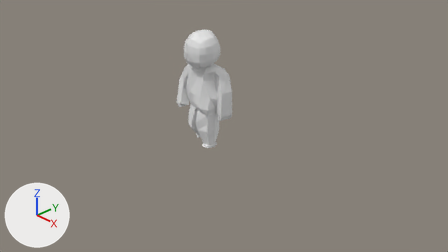
The Blender file code/models/spaceman_hover.blend, before and after one commit.
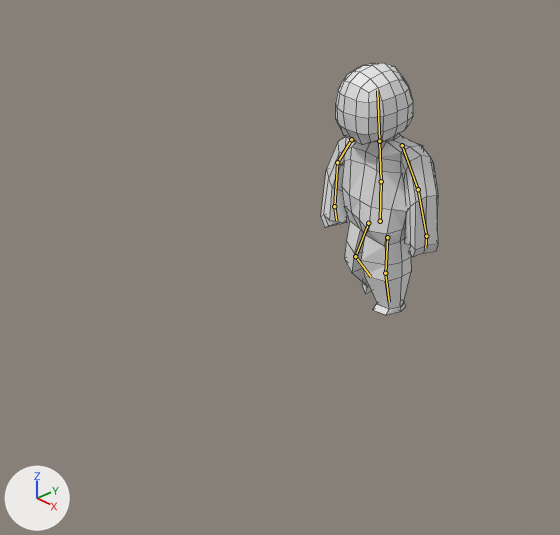
Each version is shown from the file's camera 'Camera', then close up on the part from 6% to 65% of the width and 0% to 100% of the height. Lighting does not change. The marker at lower left points along +X, +Y and +Z. Both versions are drawn at frame 7 of the action 'Walk_Cycle.001'; the numbers are the values there. The bones that bend it are drawn over the model as lines in the close-ups. The close-ups show mesh edges as thin lines.
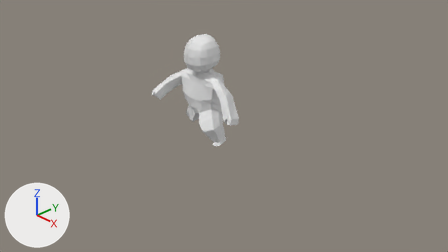
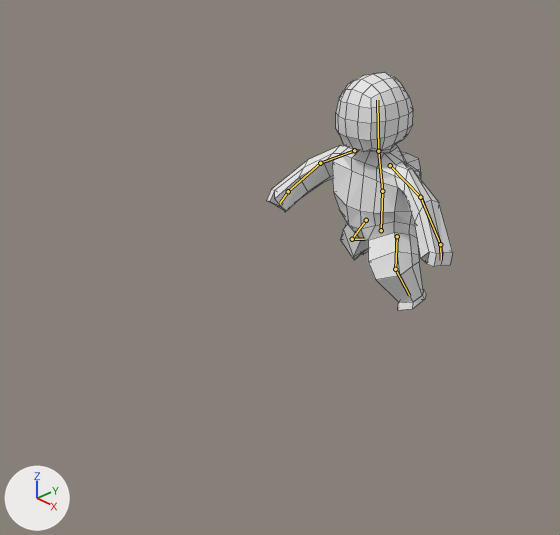
Where the change shows, as pixel boxes [x1, y1, x2, y2] in the close-ups (560 x 535 px):
'Cube', posed (59% wider): before [321, 63, 438, 315]; after [266, 72, 453, 310]
bone 'Torso', root to tip: before (380, 221) to (381, 181); after (381, 230) to (382, 191)
bone 'Chest', root to tip: before (381, 181) to (379, 141); after (382, 191) to (378, 151)
bone 'Head', root to tip: before (379, 141) to (377, 90); after (378, 151) to (377, 100)
bone 'Upper_Arm_L', root to tip: before (402, 145) to (418, 189); after (390, 165) to (420, 197)
bone 'Lower_Arm_L', root to tip: before (418, 189) to (426, 236); after (420, 197) to (440, 244)
bone 'Hand_L', root to tip: before (426, 236) to (425, 248); after (440, 244) to (441, 260)
bone 'Upper_Arm_R', root to tip: before (351, 139) to (337, 162); after (354, 150) to (320, 163)
bone 'Lower_Arm_R', root to tip: before (337, 162) to (334, 206); after (320, 163) to (288, 191)
bone 'Upper_Leg_L', root to tip: before (387, 237) to (385, 273); after (397, 236) to (395, 269)
bone 'Lower_Leg_L', root to tip: before (385, 273) to (389, 301); after (395, 269) to (409, 295)
bone 'Upper_Leg_R', root to tip: before (368, 223) to (355, 256); after (366, 220) to (352, 239)
bone 'Lower_Leg_R', root to tip: before (355, 256) to (371, 277); after (352, 239) to (364, 239)

The edits, one by one:
Bone 'Torso' (bone_torso) moves from (0.014, 0.156, 0.038) to (0.0, 0.035, 0.002).
Bone 'Torso' (bone_torso) turns from (1, 0, -1) to (0, 0, 0) degrees about its own x, y and z.
Bone 'Chest' (bone_chest) moves from (0.093, 0.273, -0.129) to (0.0, 0.0, 0.0).
Bone 'Chest' (bone_chest) turns from (-1, 1, 0) to (-3, 0, -3) degrees about its own x, y and z.
Bone 'Head' (bone_head) moves from (-0.062, -0.004, 0.175) to (0.058, -0.006, 0.023).
Bone 'Head' (bone_head) turns from (2, -5, 0) to (-5, -1, 0) degrees about its own x, y and z.
Bone 'Upper_Arm_L' (bone_upper_arm_l) moves from (-0.17, -0.09, -0.027) to (0.023, -0.021, -0.018).
Bone 'Upper_Arm_L' (bone_upper_arm_l) turns from (-17, 11, -5) to (13, -40, -3) degrees about its own x, y and z.
Bone 'Lower_Arm_L' (bone_lower_arm_l) moves from (-0.048, 1.007, -0.199) to (0.002, -0.011, -0.003).
Bone 'Lower_Arm_L' (bone_lower_arm_l) turns from (-15, -1, 0) to (-14, 15, 0) degrees about its own x, y and z.
Bone 'Hand_L' (bone_hand_l) moves from (0.113, -0.214, 0.056) to (0.0, 0.0, 0.0).
Bone 'Hand_L' (bone_hand_l) turns from (4, 0, -3) to (0, 0, 0) degrees about its own x, y and z.
Bone 'Upper_Arm_R' (bone_upper_arm_r) moves from (0.009, 0.008, -0.002) to (-0.023, 0.007, 0.004).
Bone 'Upper_Arm_R' (bone_upper_arm_r) turns from (9, -6, 8) to (-13, 34, -28) degrees about its own x, y and z.
Bone 'Lower_Arm_R' (bone_lower_arm_r) moves from (0.296, 0.276, 1.098) to (-0.044, -0.152, -0.151).
Bone 'Lower_Arm_R' (bone_lower_arm_r) turns from (29, 10, -8) to (13, 3, 5) degrees about its own x, y and z.
Bone 'Upper_Leg_L' (bone_upper_leg_l) moves from (0.014, 0.112, -0.052) to (0.001, -0.015, 0.052).
Bone 'Upper_Leg_L' (bone_upper_leg_l) turns from (-1, 0, 0) to (31, 9, -29) degrees about its own x, y and z.
Bone 'Lower_Leg_L' (bone_lower_leg_l) moves from (-0.223, 0.015, 0.121) to (-0.006, -0.025, 0.023).
Bone 'Lower_Leg_L' (bone_lower_leg_l) turns from (2, 2, 1) to (-49, -1, 0) degrees about its own x, y and z.
Bone 'Upper_Leg_R' (bone_upper_leg_r) moves from (-0.098, 0.128, -0.017) to (-0.063, -0.006, -0.074).
Bone 'Upper_Leg_R' (bone_upper_leg_r) turns from (8, 3, -21) to (-32, -7, 12) degrees about its own x, y and z.
Bone 'Lower_Leg_R' (bone_lower_leg_r) moves from (-0.075, 0.191, -0.091) to (0.005, -0.031, -0.015).
Bone 'Lower_Leg_R' (bone_lower_leg_r) turns from (-45, 22, 2) to (-39, -1, 15) degrees about its own x, y and z.
